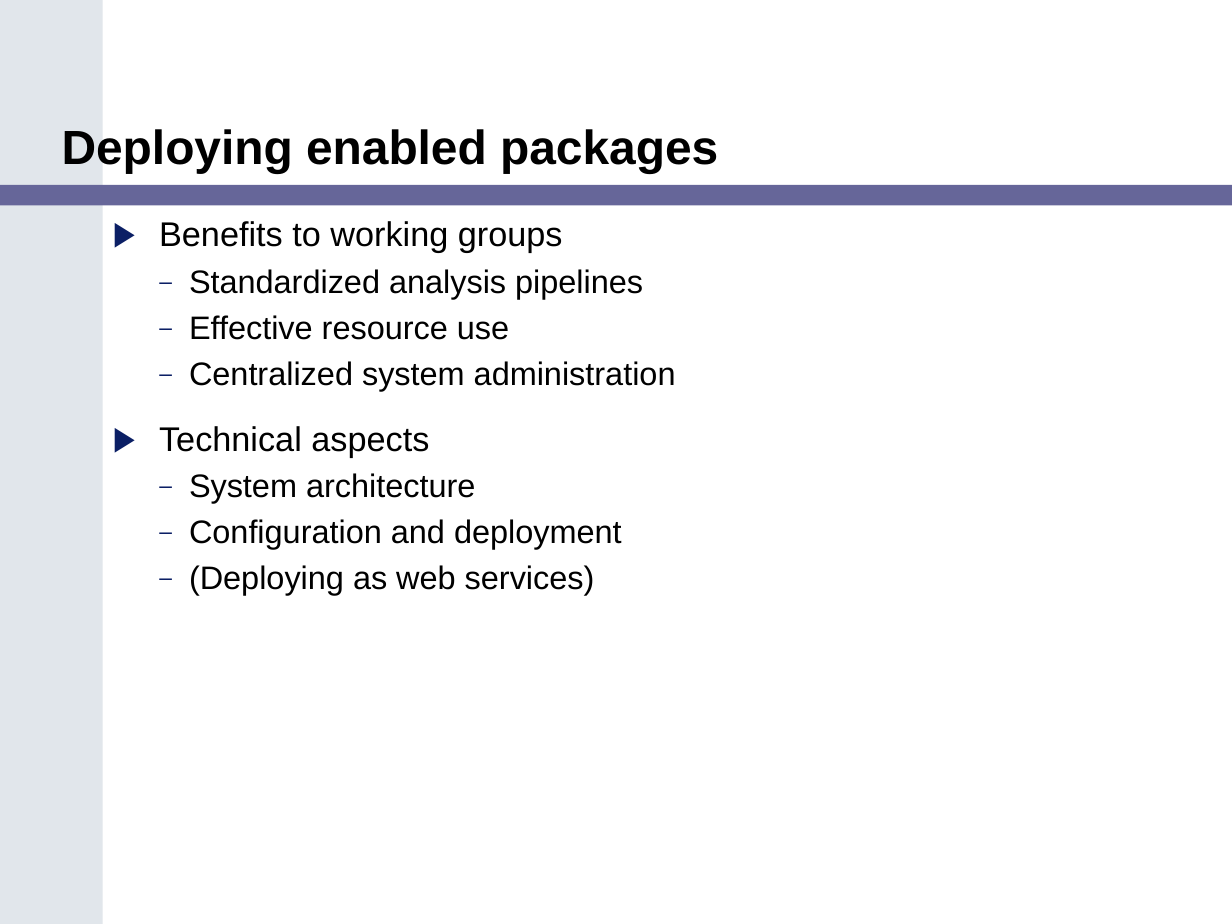
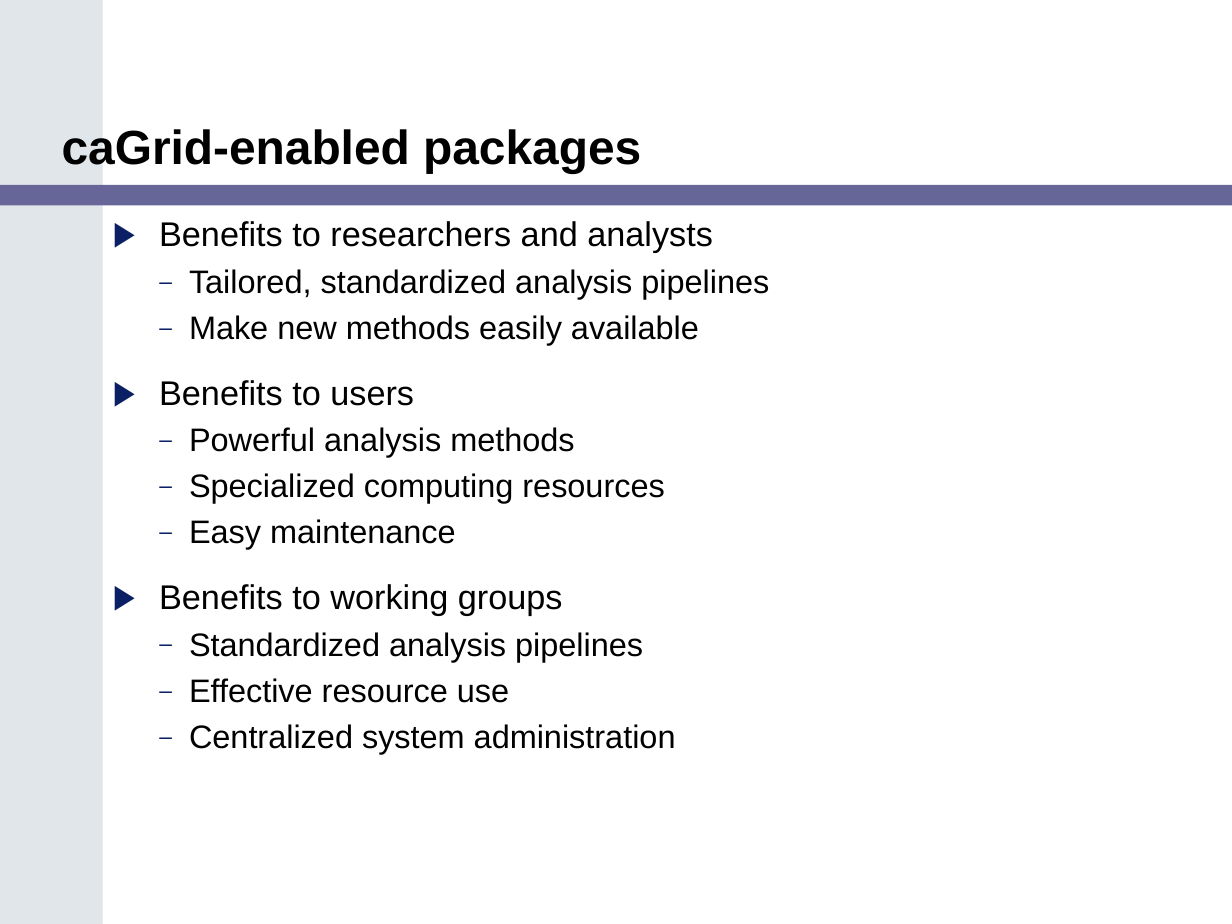
Before and after one commit to NCIP/bioconductor_v1, a slide deck: slide 10 of trunk/bioconductor/Adopter_Northwestern/Task 2.11.2_Final Training Modules/caBIG_Bioconductor_Training_Module.ppt. Drawn at 1232x924 pixels with LibreOffice and Linux fonts; fonts in the diff are those of the drawing. Boxes give left, top, right and bottom in pixels: in the first picture for what was removed or moved away, otherwise in the second. Text is boxed around its words. In the diff, an @@ line names an element or a change of style, - is before the commit and + after.

```diff
--- a/trunk/bioconductor/Adopter_Northwestern/Task 2.11.2_Final Training Modules/caBIG_Bioconductor_Training_Module.ppt
+++ b/trunk/bioconductor/Adopter_Northwestern/Task 2.11.2_Final Training Modules/caBIG_Bioconductor_Training_Module.ppt
@@ title at (62,129,641,173): text changed @@
-Deploying enabled packages
+caGrid-enabled packages
@@ text at (159,221,769,549): paragraphs added @@
+▶ Benefits to researchers and analysts
+  – Tailored, standardized analysis pipelines
+  – Make new methods easily available
+▶ Benefits to users
+  – Powerful analysis methods
+  – Specialized computing resources
+  – Easy maintenance
@@ text at (159,426,622,595): paragraphs removed @@
-▶ Technical aspects
-  – System architecture
-  – Configuration and deployment
-  – (Deploying as web services)
```
Also in this commit, not shown: 13 other slides changed, 13 slides added, 2 slides removed, 1 other file.
